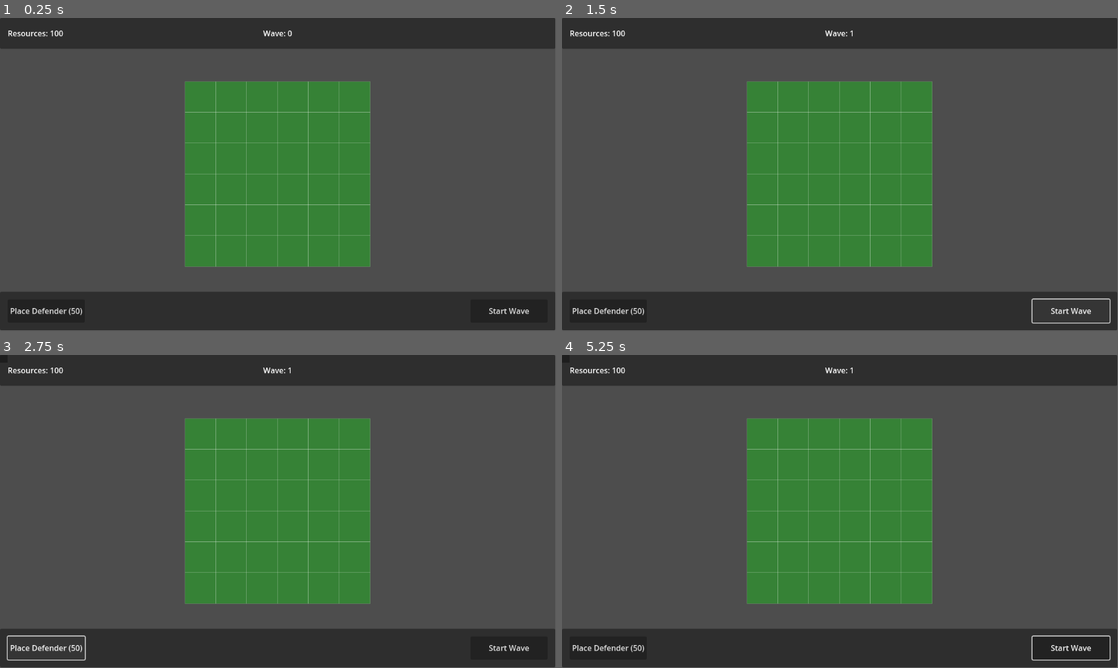
Above: before the commit, frames 1-4 (two rows, left to right).
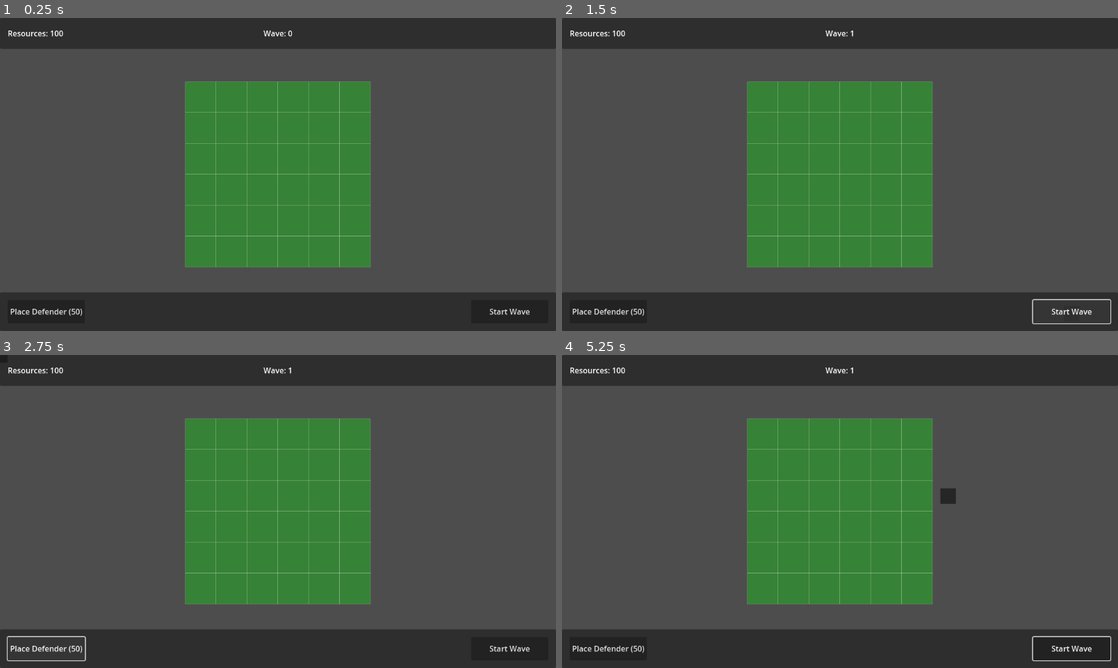
Above: after the commit, the same moments.

Repository: BerkZerker/Skyland-Defenders
Game: Godot game, scene res://scenes/game.tscn
The game is run twice, just before and just after one commit, with the same random seed, the same clock (stepped at 60 frames per second) and the same inputs.
Inputs (mouse positions are in pixels of both pictures, inside the frame that each line leads up to):
- Up to frame 1 (0.25 s): no input
- Up to frame 2 (1.5 s): click "Start Wave" at 0.5 s; click "Start Wave" at 1.25 s
- Up to frame 3 (2.75 s): click "Place Defender (50)" at 2 s
- Up to frame 4 (5.25 s): click "Place Defender (50)" at 2.75 s; click "Place Defender (50)" at 3.5 s; click "Start Wave" at 4.25 s; tap Enter at 5 s; move the mouse to (962, 495) at 5.02 s; click (962, 495) at 5.17 s
In our replay, the window is 799x449 before the commit and 800x450 after it. These sizes can differ from the game's own. Grey fills any space a smaller window leaves; there, only what the larger window draws over its background counts as a difference.

The runs differ from the first frame. In frame 1, 1.3% of the frame differs, in the area x 1-100%, y 4-96%; in frame 2, 1.6%; in frame 3, 1.5%; in frame 4, 1.7%, in the area x 0-100%, y 0-98%.

Commit message:
basic framework set up

Diff:
--- a/project.godot
+++ b/project.godot
@@ -16,7 +16,8 @@
 
 [display]
 
-window/size/resizable=false
+window/stretch/mode="viewport"
+window/stretch/aspect="expand"
 
 [gd_project]
 
--- a/scenes/game.tscn
+++ b/scenes/game.tscn
@@ -1,14 +1,17 @@
-[gd_scene load_steps=4 format=3 uid="uid://b6x41q6c5q37x"]
+[gd_scene load_steps=5 format=3 uid="uid://b6x41q6c5q37x"]
 
 [ext_resource type="Script" path="res://scripts/game.gd" id="1_76dmx"]
 [ext_resource type="Script" path="res://scripts/grid_system.gd" id="2_u4k2b"]
 [ext_resource type="Script" path="res://scripts/wave_system.gd" id="3_w4k3p"]
+[ext_resource type="PackedScene" uid="uid://bqbsjpoyve2c6" path="res://scenes/pathfinding.tscn" id="4_kj23p"]
 
 [node name="Game" type="Node2D"]
 script = ExtResource("1_76dmx")
 
 [node name="GridSystem" type="Node2D" parent="."]
 script = ExtResource("2_u4k2b")
+
+[node name="Pathfinding" parent="." instance=ExtResource("4_kj23p")]
 
 [node name="Camera2D" type="Camera2D" parent="."]
 position = Vector2(576, 324)
--- /dev/null
+++ b/scenes/pathfinding.tscn
@@ -0,0 +1,6 @@
+[gd_scene load_steps=2 format=3 uid="uid://bqbsjpoyve2c6"]
+
+[ext_resource type="Script" path="res://scripts/pathfinding.gd" id="1_xfg52"]
+
+[node name="Pathfinding" type="Node"]
+script = ExtResource("1_xfg52")
--- a/scripts/enemy.gd
+++ b/scripts/enemy.gd
@@ -11,8 +11,6 @@
 var current_health: float = max_health
 var can_attack: bool = true
 var current_target: Node2D = null
-var current_path: Array = []
-var path_index: int = 0
 
 # Node references
 @onready var attack_area: Area2D = $AttackArea
@@ -21,23 +19,33 @@
 func _ready() -> void:
 	current_health = max_health
 	add_to_group("enemies")
+	find_closest_defender()
 
-func _physics_process(_delta: float) -> void:
-	if current_path.size() > 0 and path_index < current_path.size():
-		var target_position = current_path[path_index]
-		var direction = (target_position - position).normalized()
+func _physics_process(delta: float) -> void:
+	if current_target:
+		if position.distance_to(current_target.position) > attack_range:
+			# Move towards target
+			var direction = (current_target.position - position).normalized()
+			velocity = direction * movement_speed
+			move_and_slide()
+		elif can_attack:
+			attack_target()
+	else:
+		find_closest_defender()
 
-		velocity = direction * movement_speed
-		move_and_slide()
+func find_closest_defender() -> void:
+	var defenders = get_tree().get_nodes_in_group("defenders")
+	if defenders.size() > 0:
+		var closest_defender = null
+		var closest_distance = INF
 
-		if position.distance_to(target_position) < 5:
-			path_index += 1
-	elif current_target and can_attack:
-		attack_target()
+		for defender in defenders:
+			var distance = position.distance_to(defender.position)
+			if distance < closest_distance:
+				closest_distance = distance
+				closest_defender = defender
 
-func set_path(new_path: Array) -> void:
-	current_path = new_path
-	path_index = 0
+		current_target = closest_defender
 
 func take_damage(amount: float) -> void:
 	current_health -= amount
@@ -45,7 +53,6 @@
 		die()
 
 func die() -> void:
-	# Emit signal for resource generation
 	emit_signal("enemy_died")
 	queue_free()
 
@@ -66,11 +73,11 @@
 func _on_attack_area_area_entered(area: Area2D) -> void:
 	if area.get_parent().is_in_group("defenders"):
 		current_target = area.get_parent()
-		current_path.clear()
 
 func _on_attack_area_area_exited(area: Area2D) -> void:
 	if area.get_parent() == current_target:
 		current_target = null
+		find_closest_defender()
 
 # Signals
 signal enemy_died
--- a/scripts/game.gd
+++ b/scripts/game.gd
@@ -10,6 +10,8 @@
 # Preload defender scene
 @onready var defender_scene = preload("res://scenes/defender.tscn")
 @onready var grid_system = $GridSystem
+@onready var pathfinding = $Pathfinding
+@onready var wave_system = $WaveSystem
 @onready var resource_label = $UI/TopPanel/ResourceLabel
 @onready var wave_label = $UI/TopPanel/WaveLabel
 
@@ -20,10 +22,22 @@
 		defender_template = null
 		placing_defender = false
 
+	# Initialize pathfinding
+	if pathfinding and grid_system:
+		print("Game: Initializing pathfinding system")
+		pathfinding.setup(grid_system)
+	else:
+		push_error("Game: Missing pathfinding or grid system")
+
+	# Verify wave system
+	if not wave_system:
+		push_error("Game: Wave system not found")
+
 	initialize_game()
 	update_ui()
 
 func initialize_game() -> void:
+	print("Game: Initializing game state")
 	current_resources = 100
 	current_wave = 0
 	is_wave_active = false
@@ -92,21 +106,25 @@
 			defender.is_placed = true
 			update_ui()
 
-	# Clean up template whether placement was successful or not
-	defender_template.queue_free()
-	defender_template = null
-	placing_defender = false
+		# Clean up template whether placement was successful or not
+		defender_template.queue_free()
+		defender_template = null
+		placing_defender = false
 
 func start_wave() -> void:
+	print("Game: Attempting to start wave")
 	if is_wave_active:
+		print("Game: Wave already active, ignoring start request")
 		return
 
 	current_wave += 1
 	is_wave_active = true
-	wave_label.text = "Wave: " + str(current_wave)
+	print("Game: Starting wave " + str(current_wave))
 	emit_signal("wave_started", current_wave)
+	update_ui()
 
 func end_wave() -> void:
+	print("Game: Ending wave " + str(current_wave))
 	is_wave_active = false
 	emit_signal("wave_ended", current_wave)
 
@@ -119,8 +137,10 @@
 	update_ui()
 
 func update_ui() -> void:
-	resource_label.text = "Resources: " + str(current_resources)
-	wave_label.text = "Wave: " + str(current_wave)
+	if resource_label:
+		resource_label.text = "Resources: " + str(current_resources)
+	if wave_label:
+		wave_label.text = "Wave: " + str(current_wave)
 
 # Signals
 signal wave_started(wave_number)
--- /dev/null
+++ b/scripts/pathfinding.gd
@@ -0,0 +1,130 @@
+extends Node
+class_name Pathfinding
+
+# Grid reference and size
+var grid_system: Node
+var grid_size: Vector2i
+
+# Initialize with grid reference
+func setup(grid_ref: Node) -> void:
+    grid_system = grid_ref
+    grid_size = grid_ref.GRID_SIZE
+
+# Create a path node dictionary
+func create_path_node(pos: Vector2i, g_cost: float = 0, h_cost: float = 0, parent = null) -> Dictionary:
+    return {
+        "position": pos,
+        "g_cost": g_cost,
+        "h_cost": h_cost,
+        "parent": parent,
+        "f_cost": g_cost + h_cost
+    }
+
+# Calculate shortest path between two points
+func find_path(start_pos: Vector2i, end_pos: Vector2i) -> Array:
+    # Validate positions
+    if not is_valid_position(start_pos) or not is_valid_position(end_pos):
+        return []
+
+    var open_set: Array = []
+    var closed_set: Array = []
+
+    var start_node = create_path_node(start_pos)
+    var end_node = create_path_node(end_pos)
+
+    open_set.append(start_node)
+
+    while not open_set.is_empty():
+        var current_node = get_lowest_f_cost_node(open_set)
+        open_set.erase(current_node)
+        closed_set.append(current_node)
+
+        # Found the end
+        if current_node.position == end_node.position:
+            return retrace_path(start_node, current_node)
+
+        # Check neighbors
+        for neighbor_pos in get_neighbors(current_node.position):
+            if is_in_closed_set(neighbor_pos, closed_set):
+                continue
+
+            var new_g_cost = current_node.g_cost + get_distance(current_node.position, neighbor_pos)
+            var neighbor_node = get_node_from_open_set(neighbor_pos, open_set)
+
+            if neighbor_node == null:
+                neighbor_node = create_path_node(neighbor_pos, new_g_cost, get_distance(neighbor_pos, end_pos), current_node)
+                open_set.append(neighbor_node)
+            elif new_g_cost < neighbor_node.g_cost:
+                neighbor_node.g_cost = new_g_cost
+                neighbor_node.parent = current_node
+                neighbor_node.f_cost = neighbor_node.g_cost + neighbor_node.h_cost
+
+    # No path found
+    return []
+
+# Get valid neighboring positions
+func get_neighbors(pos: Vector2i) -> Array[Vector2i]:
+    var neighbors: Array[Vector2i] = []
+    var directions = [
+        Vector2i(0, 1),   # Down
+        Vector2i(0, -1),  # Up
+        Vector2i(1, 0),   # Right
+        Vector2i(-1, 0),  # Left
+        Vector2i(1, 1),   # Down-Right
+        Vector2i(-1, 1),  # Down-Left
+        Vector2i(1, -1),  # Up-Right
+        Vector2i(-1, -1)  # Up-Left
+    ]
+
+    for dir in directions:
+        var neighbor_pos = pos + dir
+        if is_valid_position(neighbor_pos) and grid_system.is_cell_valid_for_placement(neighbor_pos):
+            neighbors.append(neighbor_pos)
+
+    return neighbors
+
+# Check if position is within grid bounds
+func is_valid_position(pos: Vector2i) -> bool:
+    return pos.x >= 0 and pos.x < grid_size.x and pos.y >= 0 and pos.y < grid_size.y
+
+# Get Manhattan distance between two positions
+func get_distance(pos_a: Vector2i, pos_b: Vector2i) -> float:
+    var dx = abs(pos_a.x - pos_b.x)
+    var dy = abs(pos_a.y - pos_b.y)
+    return dx + dy
+
+# Get node with lowest f_cost from open set
+func get_lowest_f_cost_node(nodes: Array) -> Dictionary:
+    if nodes.is_empty():
+        return create_path_node(Vector2i(0, 0))  # Return a default node instead of null
+    var lowest_node = nodes[0]
+    for node in nodes:
+        if node.f_cost < lowest_node.f_cost:
+            lowest_node = node
+    return lowest_node
+
+# Check if position exists in closed set
+func is_in_closed_set(pos: Vector2i, closed_set: Array) -> bool:
+    for node in closed_set:
+        if node.position == pos:
+            return true
+    return false
+
+# Get node from open set by position
+func get_node_from_open_set(pos: Vector2i, open_set: Array) -> Variant:
+    for node in open_set:
+        if node.position == pos:
+            return node
+    return null
+
+# Convert path nodes to array of positions
+func retrace_path(start_node: Dictionary, end_node: Dictionary) -> Array:
+    var path: Array = []
+    var current_node = end_node
+
+    while current_node != start_node:
+        path.append(grid_system.get_cell_position(current_node.position))
+        current_node = current_node.parent
+
+    path.reverse()
+    return path
--- a/scripts/wave_system.gd
+++ b/scripts/wave_system.gd
@@ -18,7 +18,11 @@
 
 func _ready() -> void:
     # Connect to game signals
-    game.connect("wave_started", _on_wave_started)
+    if game:
+        if not game.wave_started.is_connected(_on_wave_started):
+            game.connect("wave_started", _on_wave_started)
+    else:
+        push_error("Wave System: Game node not found")
 
     # Get spawn points
     for child in spawn_points_node.get_children():
@@ -26,16 +30,23 @@
             spawn_points.append(child)
 
     if spawn_points.is_empty():
-        push_error("No spawn points found in SpawnPoints node")
+        push_error("Wave System: No spawn points found in SpawnPoints node")
 
 func start_wave() -> void:
+    print("Wave System: Starting wave")
     if is_wave_active:
+        return
+
+    if not enemy_scene:
+        push_error("Wave System: Enemy scene not loaded")
         return
 
     current_wave += 1
     enemies_spawned = 0
     enemies_remaining = enemies_per_wave + (current_wave - 1) * 2
     is_wave_active = true
+
+    print("Wave System: Wave " + str(current_wave) + " started, spawning " + str(enemies_remaining) + " enemies")
 
     # Start spawning enemies
     spawn_next_enemy()
@@ -46,8 +57,10 @@
         return
 
     if spawn_points.is_empty():
-        push_error("No spawn points set for wave system")
+        push_error("Wave System: No spawn points set for wave system")
         return
+
+    print("Wave System: Spawning enemy " + str(enemies_spawned + 1) + "/" + str(enemies_remaining))
 
     var spawn_point = spawn_points[randi() % spawn_points.size()]
     var enemy = enemy_scene.instantiate()
@@ -64,14 +77,17 @@
 
 func check_wave_completion() -> void:
     if enemies_spawned >= enemies_remaining and enemies_remaining <= 0:
+        print("Wave System: Wave completed")
         end_wave()
 
 func _on_wave_started(wave_number: int) -> void:
+    print("Wave System: Received wave_started signal for wave " + str(wave_number))
     current_wave = wave_number
     start_wave()
 
 func _on_enemy_died() -> void:
     enemies_remaining -= 1
+    print("Wave System: Enemy died, " + str(enemies_remaining) + " enemies remaining")
     check_wave_completion()
 
 func end_wave() -> void:
Not shown, changed: memory-bank/activeContext.md
Not shown, changed: memory-bank/progress.md
